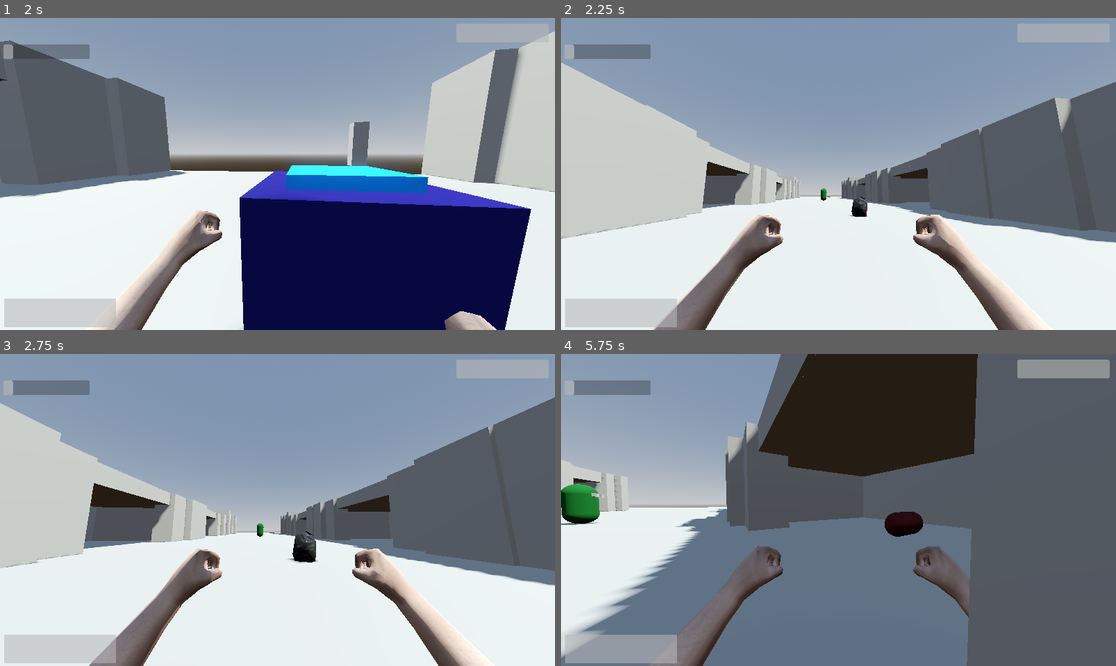
Above: before the commit, frames 1-4 (two rows, left to right).
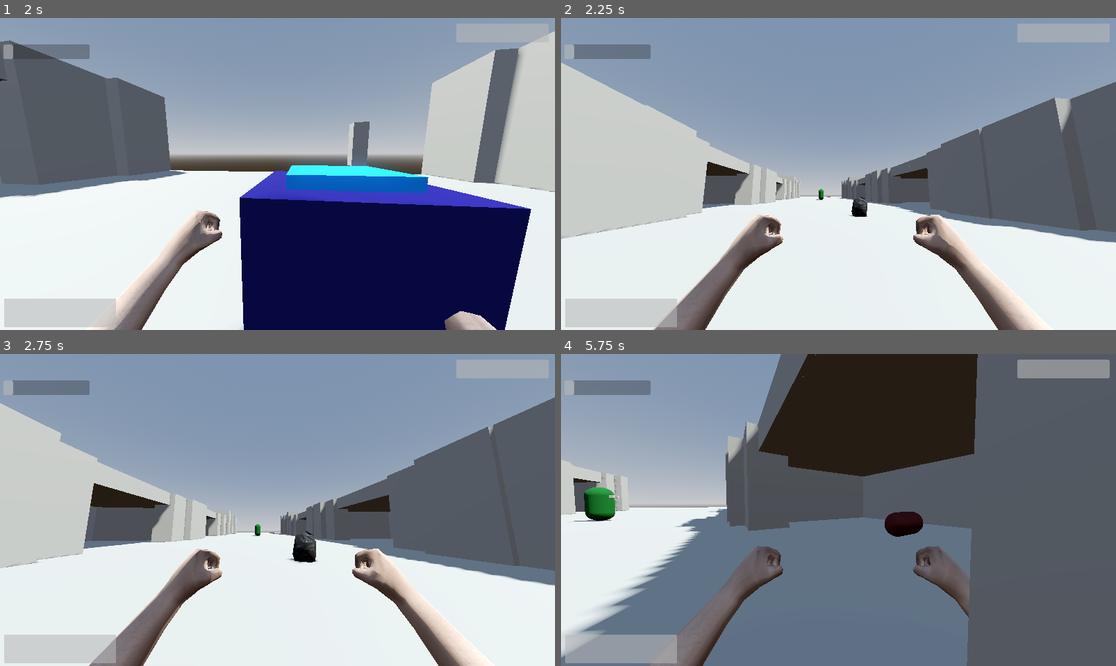
Above: after the commit, the same moments.

Repository: lungcollapser/record
Game: Godot game, scene res://scenes/world.tscn
The game is run twice, just before and just after one commit, with the same random seed, the same clock (stepped at 60 frames per second) and the same inputs.
Inputs (mouse positions are in pixels of both pictures, inside the frame that each line leads up to):
- Up to frame 1 (2 s): tap Enter (ui_accept) at 0.5, 0.77, 1.52 s; move the mouse to (271, 180) at 0.52 s; hold Ctrl (crouch) 0.53-1.28 s; hold W (forward) from 0.53 s (still down); move the mouse to (316, 177) at 1.27 s; tap T (dropreceptacle) at 1.35 s
- Up to frame 2 (2.25 s): keep holding W (forward); move the mouse to (794, 170) at 2.02 s; tap E (interact) at 2.1 s
- Up to frame 3 (2.75 s): keep holding W (forward)
- Up to frame 4 (5.75 s): move the mouse to (844, 510) at 2.77 s; release W (forward) at 2.78 s; hold A (left) 2.78-3.53 s; click (844, 510) at 2.85 s; tap Enter (ui_accept) at 3.02, 3.77, 4.52 s; move the mouse to (816, 503) at 3.52 s; hold W (forward) from 3.53 s (still down); right-click (816, 503) at 3.6 s; move the mouse to (866, 510) at 4.27 s; tap Shift (sprint) at 4.35 s; move the mouse to (810, 510) at 5.02 s; tap R (stow) at 5.1 s

Frame 1 is identical in both runs. In frame 2, less than 0.1% of the frame differs, in the area x 45-48%, y 54-59%; in frame 3, less than 0.1%; in frame 4, 1.0%, in the area x 0-11%, y 41-55%.

Commit message:
back and forth
works but looks a lil clunky. work on it later

Diff:
--- a/scripts/enemy.gd
+++ b/scripts/enemy.gd
@@ -9,6 +9,7 @@
 var player_attack
 var enemy_return_one
 var enemy_return_two
+var return_check = false
 var stun_check = false
 var enemy_dead_body_check = true
 var aggro_check
@@ -31,18 +32,16 @@
 func _physics_process(_delta) -> void:
 	enemy_chase()
 	enemy_dead_body_spawn()
-	enemy_first_position()
+	#work on this!! maybe add another state machine check.
 
-	while target == null and aggro_check != true:
-		if nav_agent.target_position == enemy_return_one.global_position:
-			await get_tree().physics_frame
-			enemy_second_position()
-			await get_tree().create_timer(5).timeout
-		elif nav_agent.target_position == enemy_return_two.global_position:
-			await get_tree().physics_frame
-			enemy_first_position()
-			await get_tree().create_timer(5).timeoout
-
+	if return_check == false:
+		enemy_first_position()
+		await get_tree().create_timer(5).timeout
+		return_check = true
+	if return_check == true:
+		enemy_second_position()
+		await get_tree().create_timer(5).timeout
+		return_check = false
 
 
 
@@ -98,14 +97,12 @@
 	var enemy_velocity = (nav_agent.get_next_path_position() - global_position).normalized() * ENEMY_SPEED
 	var enemy_one_look_position = enemy_return_one.global_position
 	enemy_one_look_position.y = enemy_return_one.global_position.y
-	if target == null and aggro_check != true:
-		nav_agent.set_target_position(enemy_return_one.global_position)
-		move_and_collide(enemy_velocity)
+	nav_agent.set_target_position(enemy_return_one.global_position)
+	move_and_collide(enemy_velocity)
 
 func enemy_second_position():
 	var enemy_velocity = (nav_agent.get_next_path_position() - global_position).normalized() * ENEMY_SPEED
 	var enemy_two_look_position = enemy_return_two.global_position
 	enemy_two_look_position.y = enemy_return_two.global_position.y
-	if target == null and aggro_check != true:
-		nav_agent.set_target_position(enemy_return_two.global_position)
-		move_and_collide(enemy_velocity)
+	nav_agent.set_target_position(enemy_return_two.global_position)
+	move_and_collide(enemy_velocity)
